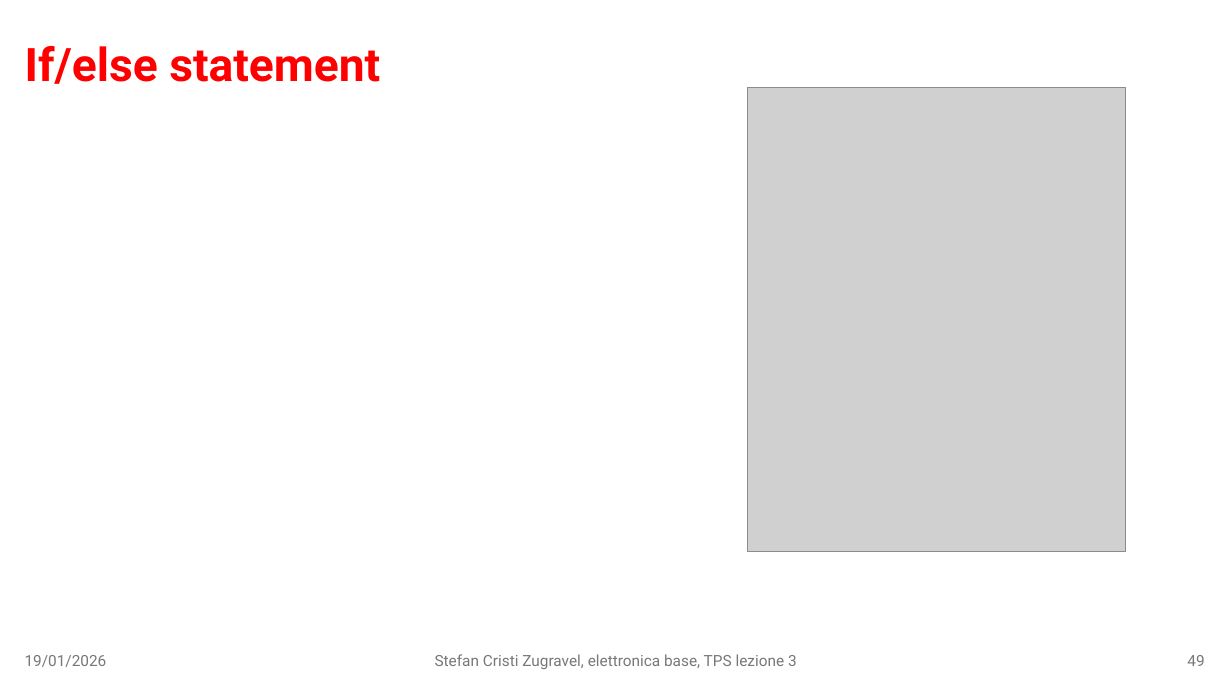
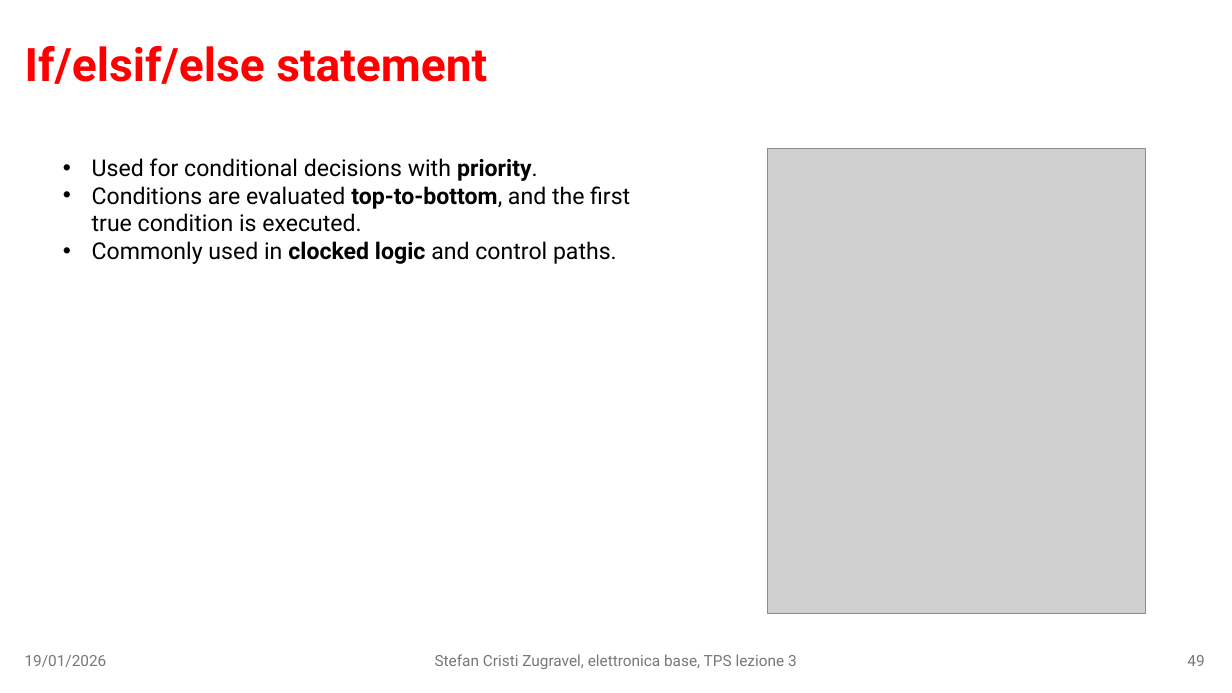
Before and after one commit to stefan-zugravel/elettronica_base, a slide deck: slide 49 of slides/lezione3.pptx. Drawn at 1232x693 pixels with LibreOffice and Linux fonts; fonts in the diff are those of the drawing; grey boxes stand for pictures. Boxes give left, top, right and bottom in pixels: in the first picture for what was removed or moved away, otherwise in the second. Text is boxed around its words. In the diff, an @@ line names an element or a change of style, - is before the commit and + after.

```diff
--- a/slides/lezione3.pptx
+++ b/slides/lezione3.pptx
@@ title at [25, 46, 487, 84]: text changed @@
-If/else statement
+If/elsif/else statement
@@ picture: place and size @@
-picture at [748, 88, 1126, 553]
+picture at [768, 149, 1146, 614]
@@ text added at [92, 158, 630, 264], 18 pt, text #000000 @@
+• Used for conditional decisions with priority.
+• Conditions are evaluated top-to-bottom, and the first true condition is executed.
+• Commonly used in clocked logic and control paths.
```
Also in this commit, not shown: 3 other slides changed, 1 slide added, 3 other files.
